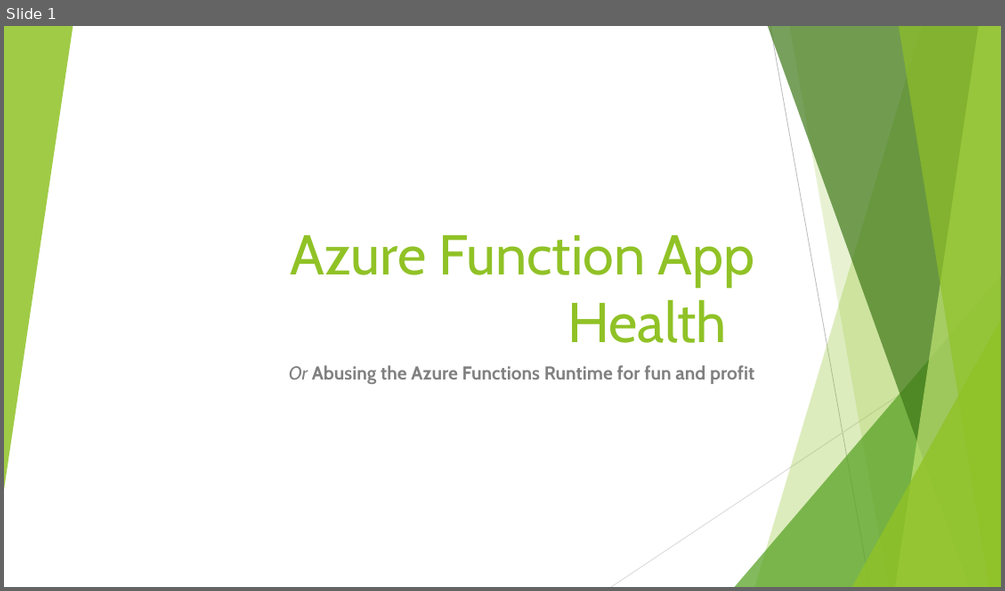
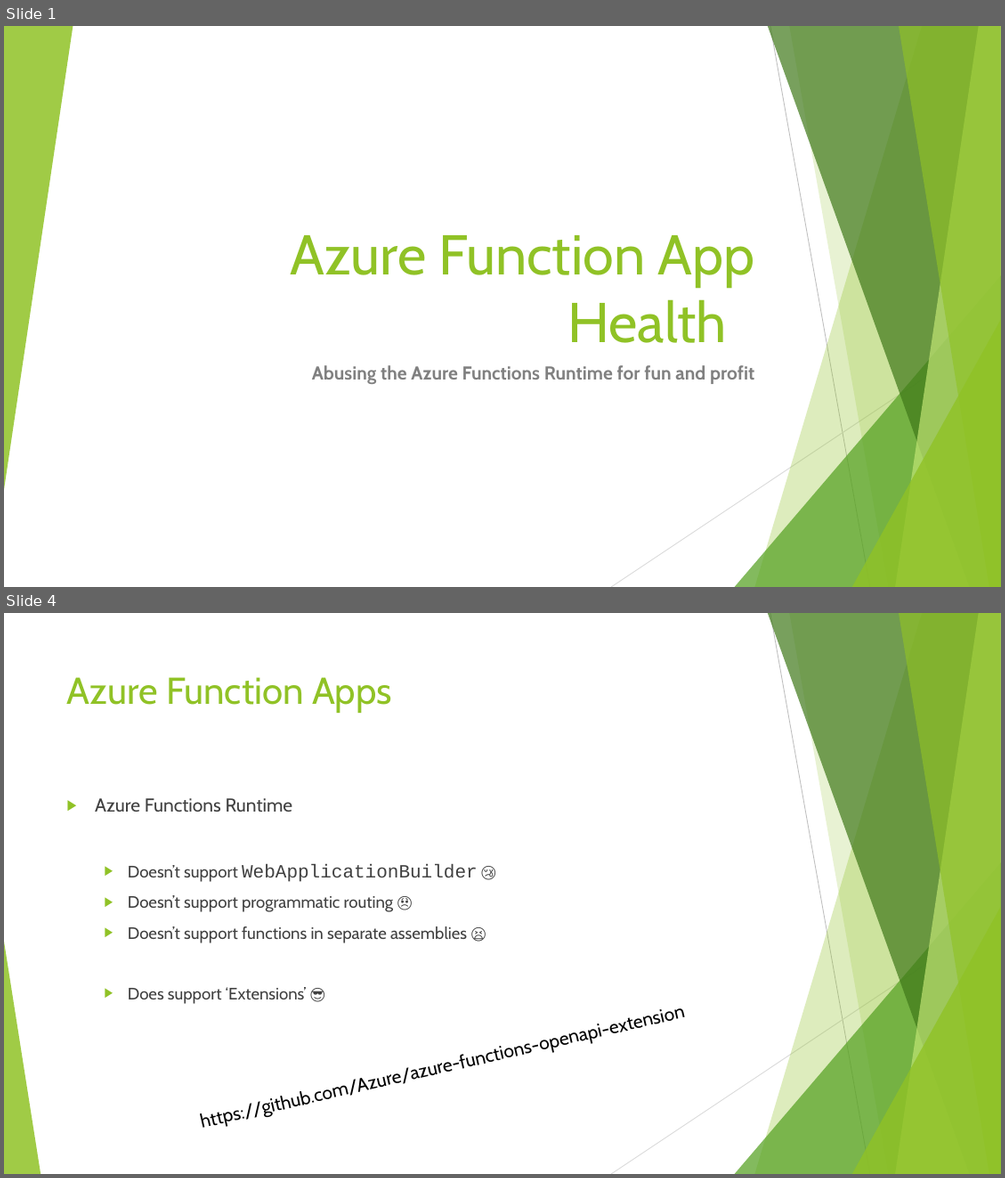
Before and after one commit to Rammesses/Azure.Functions.HealthEndpoints, a slide deck: Global Azure London - 2023-05-12.pptx. Shown one above the other, each under a label of ours: slide 1 before the commit, slides 1 and 4 after it; the slides between them are not shown. The pictures are 1005x591 and 1005x1178 pixels, drawn with LibreOffice and Linux fonts; fonts in the diff are those of the drawing. Boxes give left, top, right and bottom in pixels: in the first picture for what was removed or moved away, otherwise in the second. Text is boxed around its words. In the diff, an @@ line names an element or a change of style, - is before the commit and + after.

```diff
--- a/Global Azure London - 2023-05-12.pptx
+++ b/Global Azure London - 2023-05-12.pptx
@@ slide 4 added at (x1=4, y1=613, x2=1001, y2=1174), background #FFFFFF; not listed: 9 template elements that a slide beside it also shows @@
@@ title added at (x1=67, y1=677, x2=392, y2=713), 36 pt, text #90C226 @@
+Azure Function Apps
@@ text added at (x1=95, y1=798, x2=477, y2=1004), 16 pt, text #404040 @@
+▶ Azure Functions Runtime
+  ▶ Doesn’t support WebApplicationBuilder 😢
+  ▶ Doesn’t support programmatic routing 😞
+  ▶ Doesn’t support functions in separate assemblies 😫
+  ▶ Does support ‘Extensions’ 😎
@@ triangle added at (x1=4, y1=941, x2=40, y2=1174), fill #90C226 at 85% opacity @@
@@ text added at (x1=202, y1=1110, x2=245, y2=1127), 18 pt, text #000000 @@
+https://github.com/Azure/azure-functions-openapi-extension
@@ slide 1 changed as well @@
@@ subtitle at (x1=312, y1=365, x2=754, y2=384): text changed @@
-Or Abusing the Azure Functions Runtime for fun and profit
+Abusing the Azure Functions Runtime for fun and profit
```
Also in this commit, not shown: 1 other slide changed, 2 other slides added.
